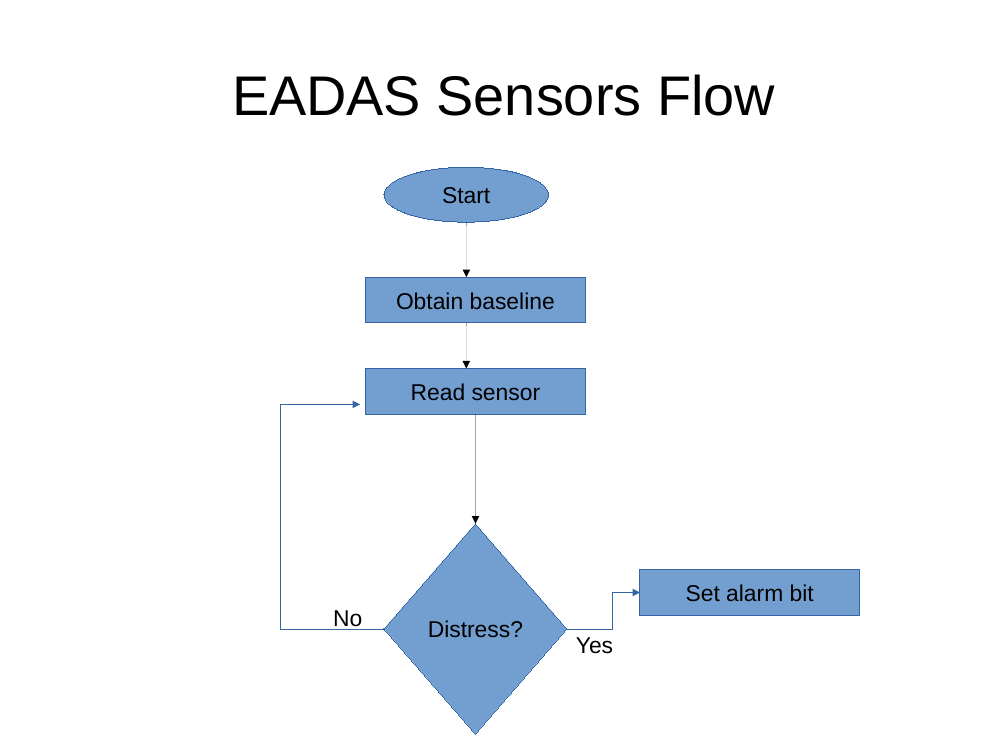
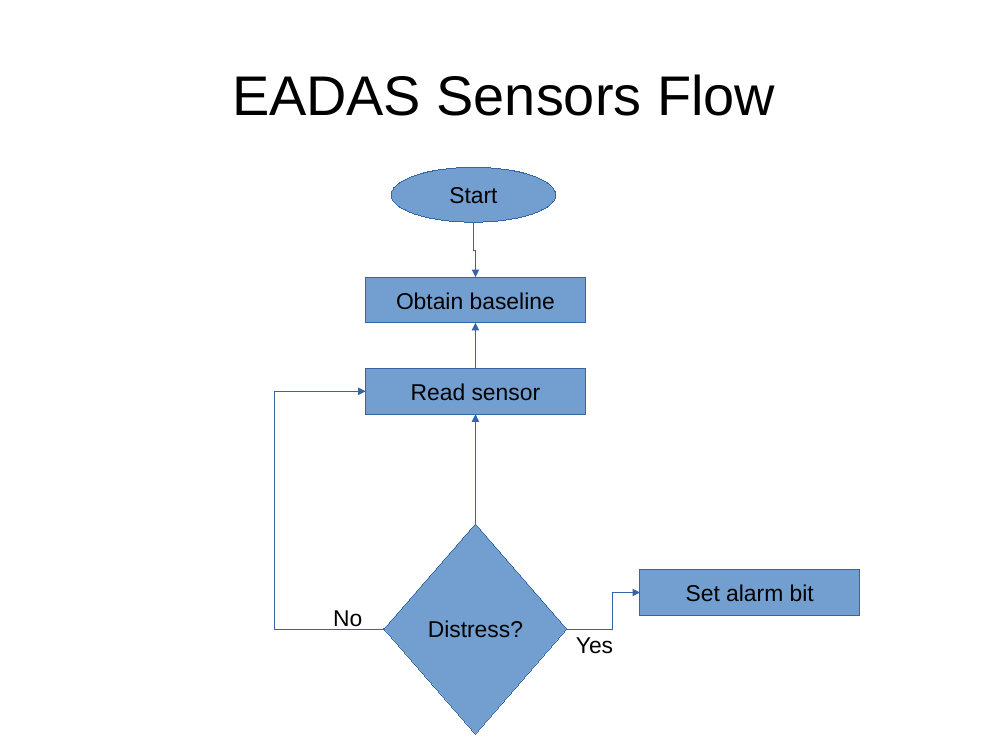
Before and after one commit to bkzshabbaz/EADAS, a slide deck: slide 6 of EADAS_progress_report.odp. Drawn at 1008x756 pixels with LibreOffice and Linux fonts; fonts in the diff are those of the drawing. Boxes give left, top, right and bottom in pixels: in the first picture for what was removed or moved away, otherwise in the second. Text is boxed around its words. In the diff, an @@ line names an element or a change of style, - is before the commit and + after.

```diff
--- a/EADAS_progress_report.odp
+++ b/EADAS_progress_report.odp
@@ ellipse "Start" moved from (x1=384, y1=167, x2=549, y2=222) to (x1=391, y1=167, x2=556, y2=222) @@
@@ arrow removed from (466, 222) to (466, 277) @@
@@ elbow arrow added from (474, 222) to (476, 277), #3465A4 0 pt @@
@@ arrow removed from (466, 323) to (466, 369) @@
@@ elbow arrow added from (476, 369) to (476, 323), #3465A4 0 pt @@
@@ elbow arrow moved from (384, 629) - (360, 404) to (384, 629) - (366, 391) @@
@@ arrow removed from (476, 414) to (476, 524) @@
@@ elbow arrow added from (476, 524) to (476, 414), #3465A4 0 pt @@
```
Also in this commit, not shown: 3 other slides changed, 1 slide added.
